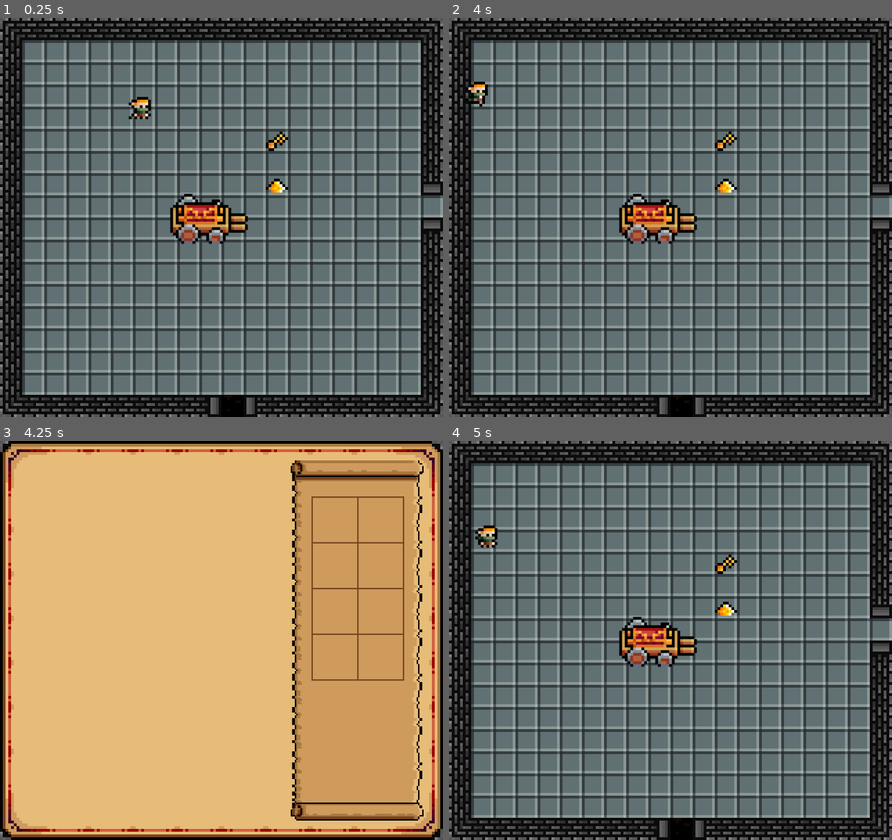
Above: before the commit, frames 1-4 (two rows, left to right).
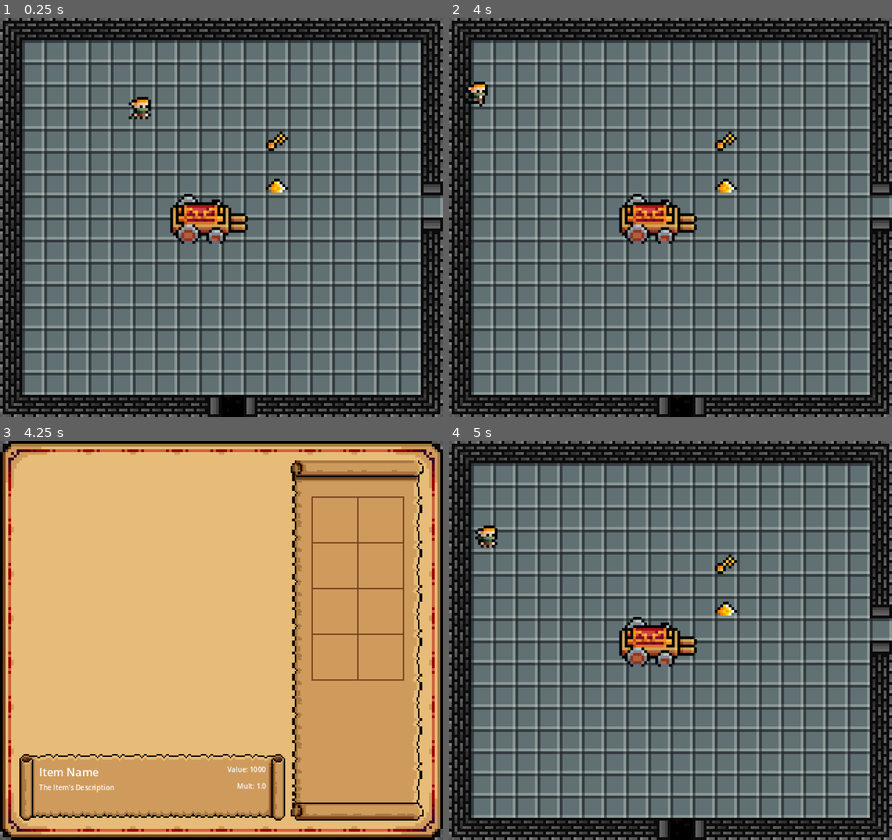
Above: after the commit, the same moments.

Repository: jcarvajal288/dungeon-looter
Game: Godot game, scene res://main.tscn
Same seed, same stepped clock (60 frames per second), same inputs: the game is played once before the commit and once after it.
Inputs:
- Up to frame 1 (0.25 s): no input
- Up to frame 2 (4 s): tap Enter at 0.5, 3.5 s; hold Z (interact) 0.53-1.28 s; hold Up (ui_up) 0.53-2.03 s; tap Z (interact) at 1.35, 2.85 s; tap Space at 2 s; hold Z (interact) 2.03-2.78 s; hold Left (ui_left) 2.03-3.53 s; hold Down (ui_down) from 3.53 s (still down); hold Z (interact) from 3.53 s (still down)
- Up to frame 3 (4.25 s): keep holding Down (ui_down); keep holding Z (interact); tap I (toggle_inventory) at 4.15 s
- Up to frame 4 (5 s): release Down (ui_down) at 4.28 s; release Z (interact) at 4.28 s; hold Right (ui_right) from 4.28 s (still down); tap Z (interact) at 4.35 s; tap Escape (ui_cancel) at 4.9 s

Frames 1-2 are identical in both runs. In frame 3, 8.9% of the frame differs, in the area x 4-65%, y 78-96%; in frame 4, nothing differs.

Commit message:
Add placeholder ItemInfo to inventory screen

Diff:
--- a/UI/InventoryScreen/InventoryScreen.tscn
+++ b/UI/InventoryScreen/InventoryScreen.tscn
@@ -4,6 +4,7 @@
 [ext_resource type="Texture2D" uid="uid://6suddyqwtq3b" path="res://UI/InventoryScreen/_art/base.png" id="1_v6q66"]
 [ext_resource type="Resource" uid="uid://je3mw8g6sr5r" path="res://Items/Inventory/inventory.tres" id="2_bss63"]
 [ext_resource type="PackedScene" uid="uid://clsiylnl7ar11" path="res://UI/InventoryScreen/InventoryGrid.tscn" id="3_0dd31"]
+[ext_resource type="PackedScene" uid="uid://bygvlwo44c1ya" path="res://UI/InventoryScreen/ItemInfo.tscn" id="5_871pb"]
 
 [node name="InventoryScreen" type="CanvasLayer" unique_id=1798393088]
 script = ExtResource("1_0h4yy")
@@ -32,3 +33,10 @@
 offset_bottom = 173.0
 grow_horizontal = 1
 grow_vertical = 1
+
+[node name="ItemInfo" parent="Control" unique_id=1452221066 instance=ExtResource("5_871pb")]
+layout_mode = 0
+offset_left = 28.0
+offset_top = 233.0
+offset_right = 192.0
+offset_bottom = 265.0
--- a/UI/InventoryScreen/inventory_screen.gd
+++ b/UI/InventoryScreen/inventory_screen.gd
@@ -23,4 +23,3 @@
 		Global.toggle_pause.emit(true)
 	else:
 		Global.toggle_pause.emit(false)
-	#get_tree().paused = control.visible # this needs to pause only the game, not everything
Binary file changed: UI/InventoryScreen/_art/InventoryScreen.aseprite
Binary file changed: UI/InventoryScreen/_art/base.png
